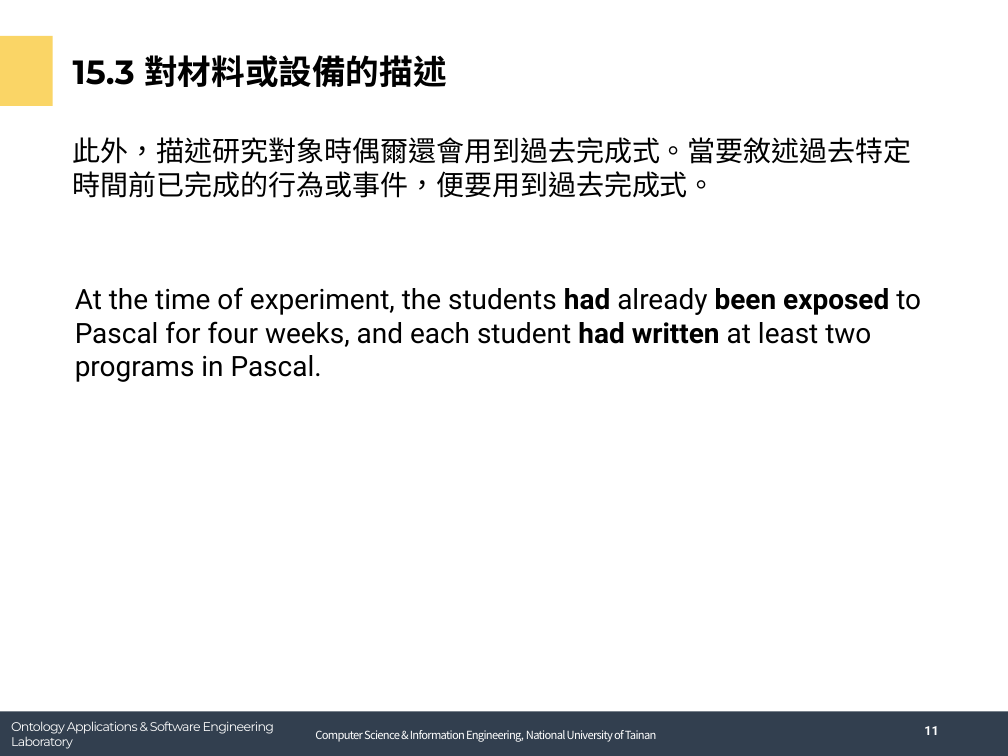
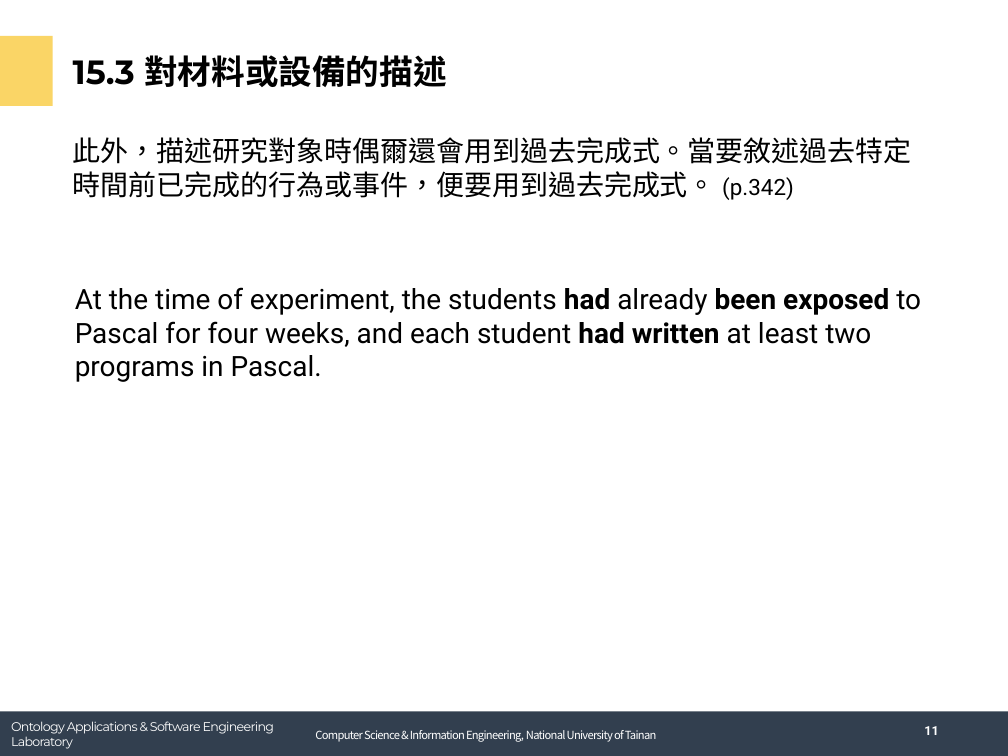
Before and after one commit to andy6804tw/english-learning, a slide deck: slide 12 of tech/report/ch15方法章節.pptx. Drawn at 1008x756 pixels with LibreOffice and Linux fonts; fonts in the diff are those of the drawing; background and template pictures are left out. Boxes give left, top, right and bottom in pixels: in the first picture for what was removed or moved away, otherwise in the second. Text is boxed around its words. In the diff, an @@ line names an element or a change of style, - is before the commit and + after.

```diff
--- a/tech/report/ch15方法章節.pptx
+++ b/tech/report/ch15方法章節.pptx
@@ text at box(73, 137, 912, 200): text changed @@
-此外，描述研究對象時偶爾還會用到過去完成式。當要敘述過去特定時間前已完成的行為或事件，便要用到過去完成式。
+此外，描述研究對象時偶爾還會用到過去完成式。當要敘述過去特定時間前已完成的行為或事件，便要用到過去完成式。 (p.342)
```
Also in this commit, not shown: 5 other slides changed, 1 other file.
